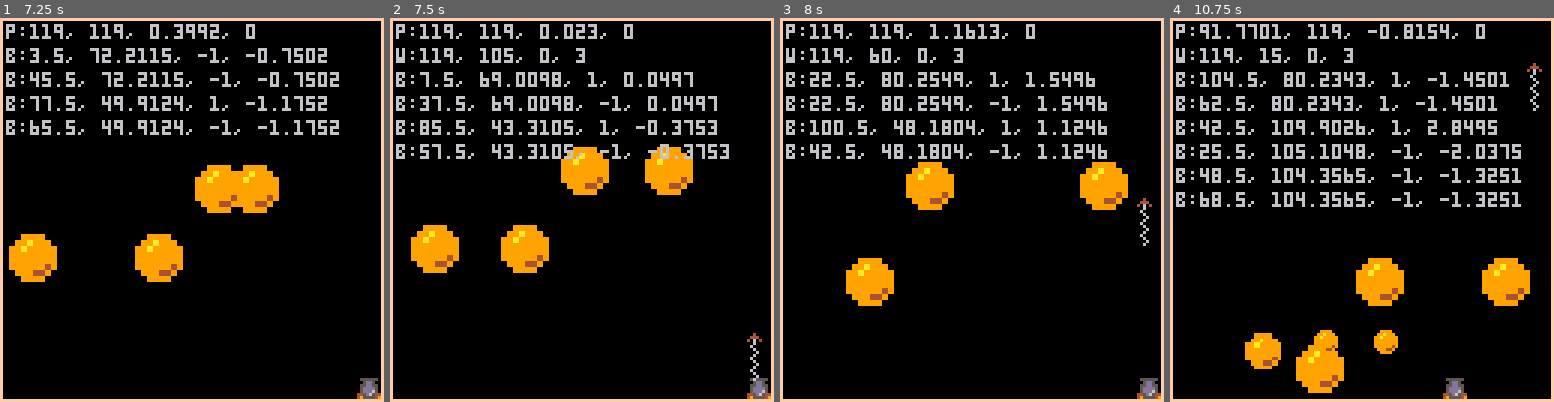
Above: before the commit, frames 1-4 (left to right).
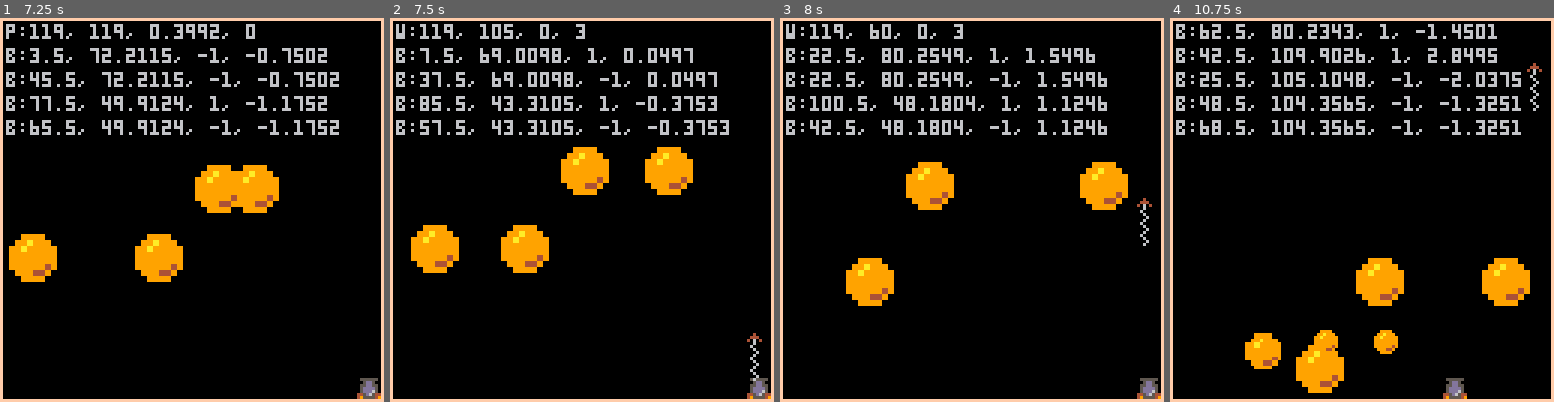
Above: after the commit, the same moments.

Repository: ferlores/pico-8.exp
Game: PICO-8 cartridge pang.p8
The game is run twice, just before and just after one commit, with the same random seed, the same clock (stepped at 60 frames per second) and the same inputs.
Inputs:
- Up to frame 1 (7.25 s): tap X (X key) at 0.33, 1.07, 1.85, 2.97, 4.08, 5.2, 6.32 s; hold Right 1.6-2.1 s; hold Right 2.47-3.03 s; hold Left 3.08-3.58 s; hold Right 4.02-4.68 s; hold Left 5.08-5.68 s; hold Right 6.08-6.58 s; hold Right 6.63-7.13 s
- Up to frame 2 (7.5 s): tap X (X key) at 7.43 s
- Up to frame 3 (8 s): hold Right from 7.5 s (still down)
- Up to frame 4 (10.75 s): release Right at 8.07 s; hold Left 8.12-8.62 s; tap X (X key) at 8.55, 9.67 s; hold Right 9.05-9.72 s; hold Left 10.12-10.72 s

Frame 1 is identical in both runs. In frame 2, 4.3% of the frame differs, in the area x 1-89%, y 1-37%; in frame 3, 4.5%; in frame 4, 8.2%, in the area x 1-92%, y 1-50%.

Commit message:
max #msg in hud

Diff:
--- a/utilities.lua
+++ b/utilities.lua
@@ -40,11 +40,13 @@
     hud_enabled = not hud_enabled
 end
 
+max_hud_msg = 5
 function draw_hud()
     -- if (not hud_enabled) return
     local hud_pos = {2,2}
 
-    for m in all(hud_msgs) do
+    for i=min(max_hud_msg, #hud_msgs) - 1, 0, -1 do
+        local m = hud_msgs[#hud_msgs - i]
         print(m, hud_pos[1], hud_pos[2], 6)
         hud_pos[2] += 8
     end
